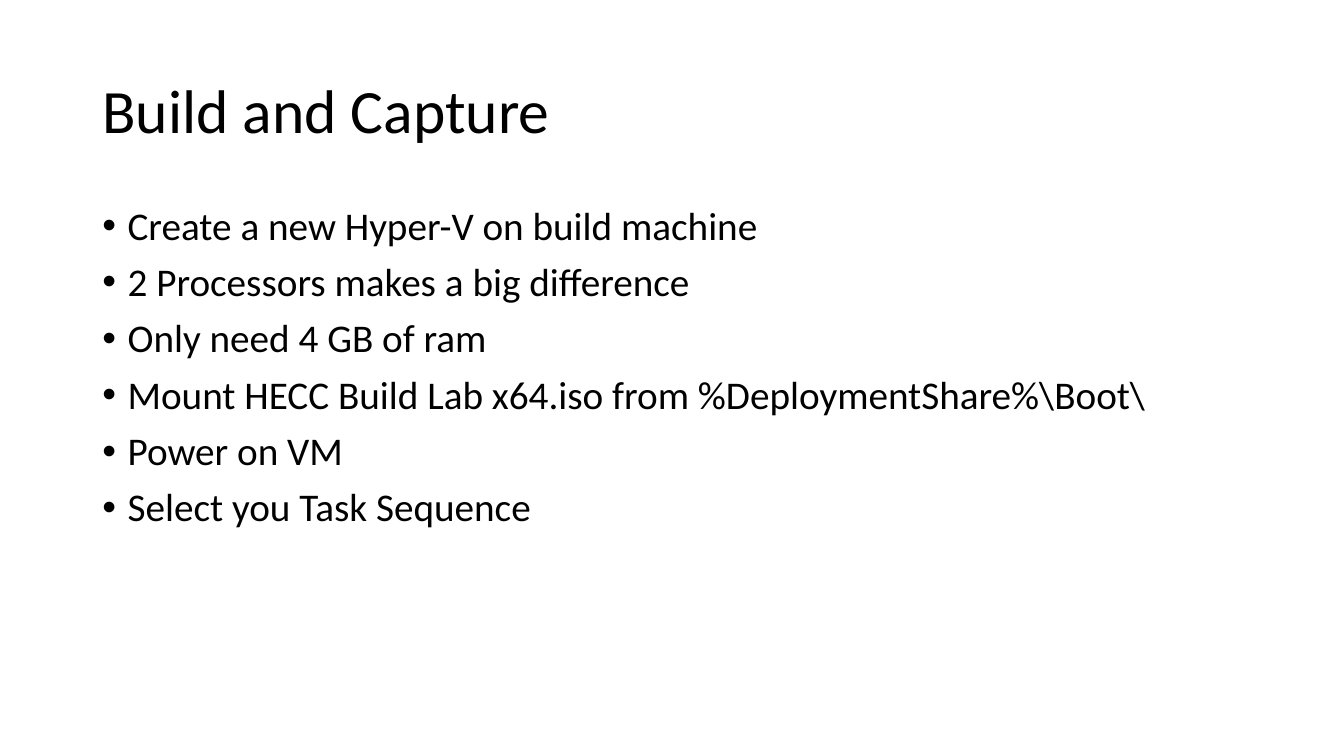
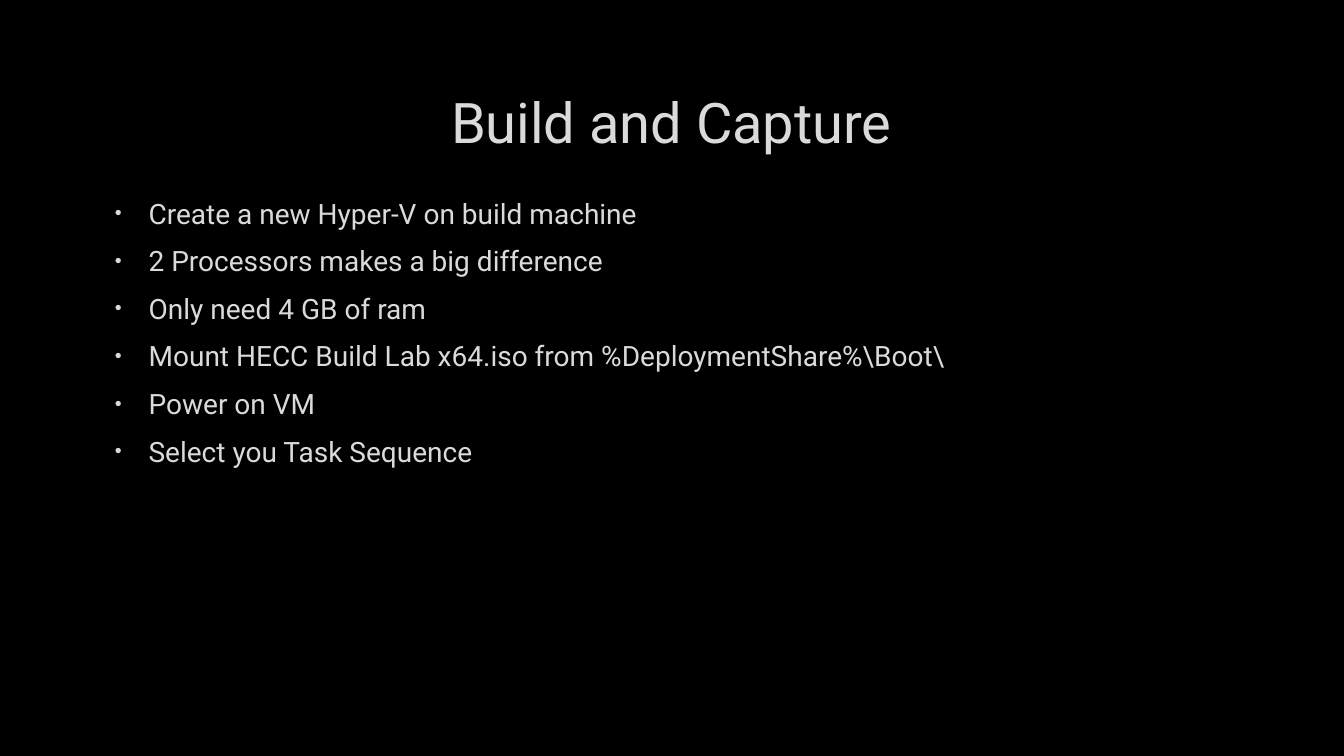
Before and after one commit to fydexx/HECC-2018, a slide deck: slide 5 of Part_01/Section03.pptx. Drawn at 1344x756 pixels with LibreOffice and Linux fonts; fonts in the diff are those of the drawing; background and template pictures are left out. Boxes give left, top, right and bottom in pixels: in the first picture for what was removed or moved away, otherwise in the second. Text is boxed around its words. In the diff, an @@ line names an element or a change of style, - is before the commit and + after.

```diff
--- a/Part_01/Section03.pptx
+++ b/Part_01/Section03.pptx
@@ background #FFFFFF to picture (left out) @@
@@ title "Build and Capture": place and size @@
-title "Build and Capture" at bbox=[102, 90, 550, 143]
+title "Build and Capture" at bbox=[451, 101, 892, 155]
@@ title "Build and Capture" at bbox=[451, 101, 892, 155]: size 44 to 40 pt, font Calibri to Roboto, text colour #000000 to #DADADA, letter outline none to #404040 0.75 pt; alignment left to centre; line spacing 0.9 to 1 @@
@@ text "Create a new Hyper-V on ...": place and size @@
-text "Create a new Hyper-V on ..." at bbox=[128, 212, 1145, 528]
+text "Create a new Hyper-V on ..." at bbox=[149, 203, 944, 468]
@@ text "Create a new Hyper-V on ..." at bbox=[149, 203, 944, 468]: size 28 to 20 pt, font Calibri to Roboto, text colour #000000 to #DADADA, letter outline none to #404040 0.75 pt; indent changed; line spacing 0.9 to 1 @@
```
Also in this commit, not shown: 9 other slides changed.
